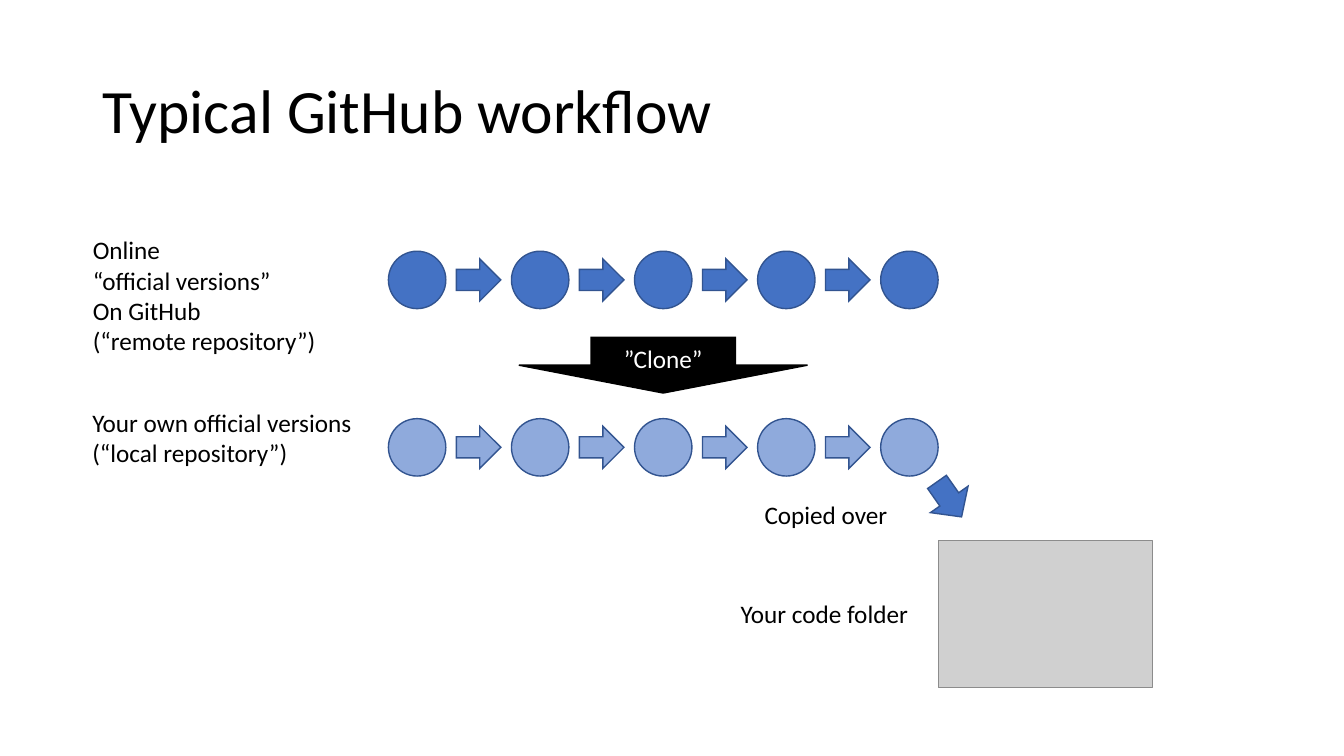
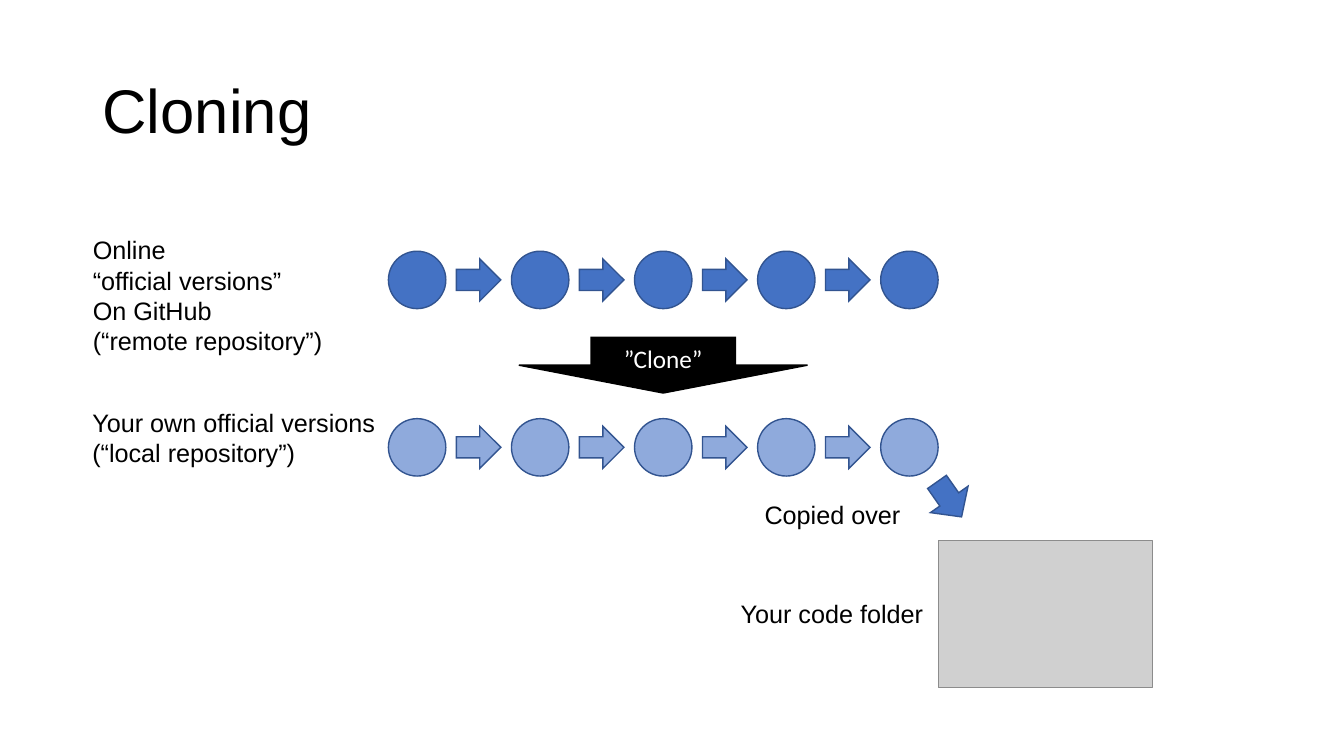
Before and after one commit to vibhaannaswamy/INP_Git_Intro_forked, a slide deck: slide 16 of slides/GitHubIntro_2021.pptx (slide 17 before the commit). Drawn at 1344x756 pixels with LibreOffice and Linux fonts; fonts in the diff are those of the drawing; grey boxes stand for pictures. Boxes give left, top, right and bottom in pixels: in the first picture for what was removed or moved away, otherwise in the second. Text is boxed around its words. In the diff, an @@ line names an element or a change of style, - is before the commit and + after.

```diff
--- a/slides/GitHubIntro_2021.pptx
+++ b/slides/GitHubIntro_2021.pptx
@@ title at (102,88,311,145): text changed; font Calibri to Arial @@
-Typical GitHub workflow
+Cloning
@@ font Calibri to Arial in 4 elements at (93,240,322,356), (741,604,923,624), (92,413,375,468), (765,505,900,529) @@
```
Also in this commit, not shown: 20 other slides changed, 1 slide removed, 4 other files.
